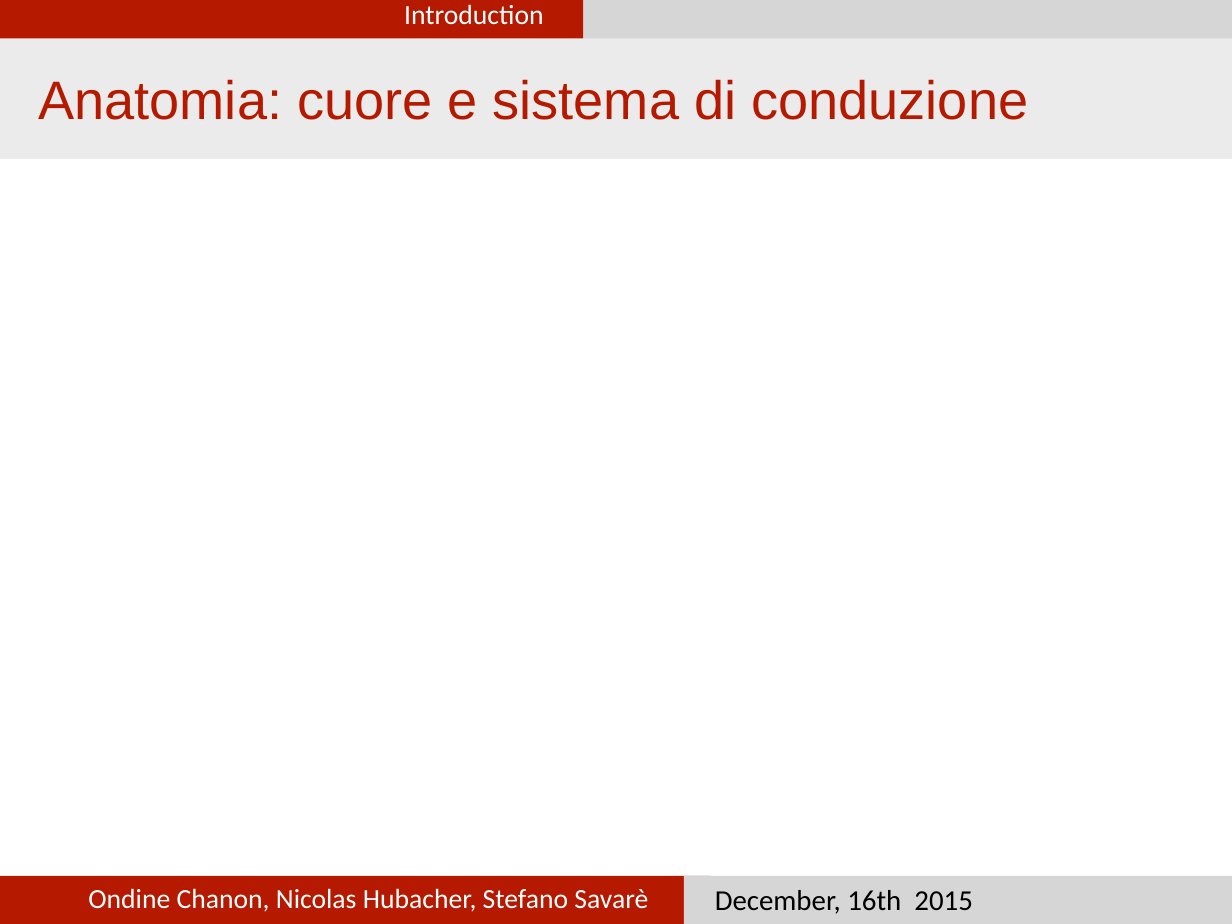
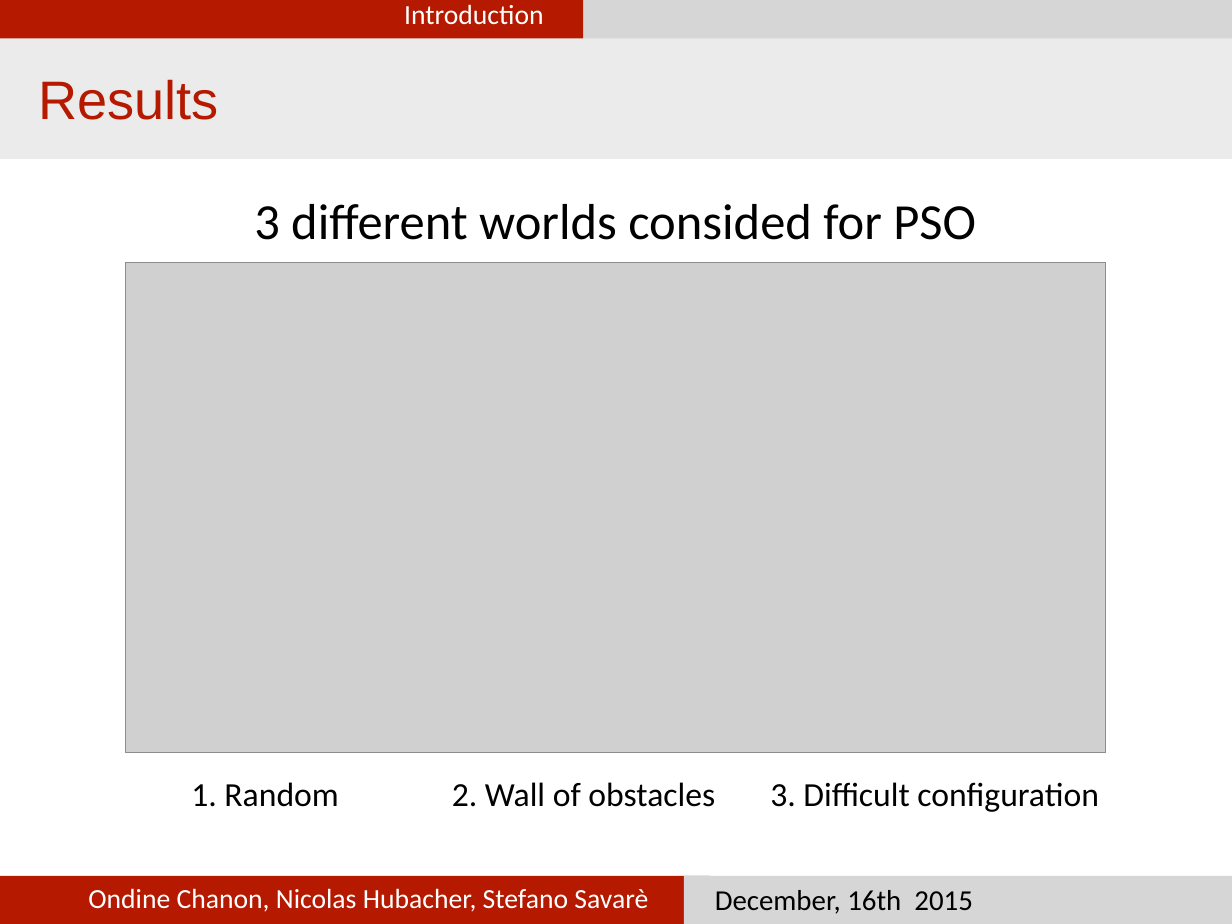
Before and after one commit to nhubi/disProject, a slide deck: slide 9 of Presentation/presentation.pptx. Drawn at 1232x924 pixels with LibreOffice and Linux fonts; fonts in the diff are those of the drawing; grey boxes stand for pictures. Boxes give left, top, right and bottom in pixels: in the first picture for what was removed or moved away, otherwise in the second. Text is boxed around its words. In the diff, an @@ line names an element or a change of style, - is before the commit and + after.

Commit message:
2 slides of results

```diff
--- a/Presentation/presentation.pptx
+++ b/Presentation/presentation.pptx
@@ text at [38, 79, 219, 120]: text changed @@
-Anatomia: cuore e sistema di conduzione
+Results
@@ text added at [254, 204, 976, 240], 42 pt, text #000000 @@
+3 different worlds consided for PSO
@@ picture added at [125, 263, 1106, 753] @@
@@ text added at [191, 782, 338, 807], 28 pt, text #000000 @@
+1. Random
@@ text added at [452, 782, 715, 807], 28 pt, text #000000 @@
+2. Wall of obstacles
@@ text added at [770, 782, 1098, 812], 28 pt, text #000000 @@
+3. Difficult configuration
```
Also in this commit, not shown: 2 other slides changed, 1 other file.
